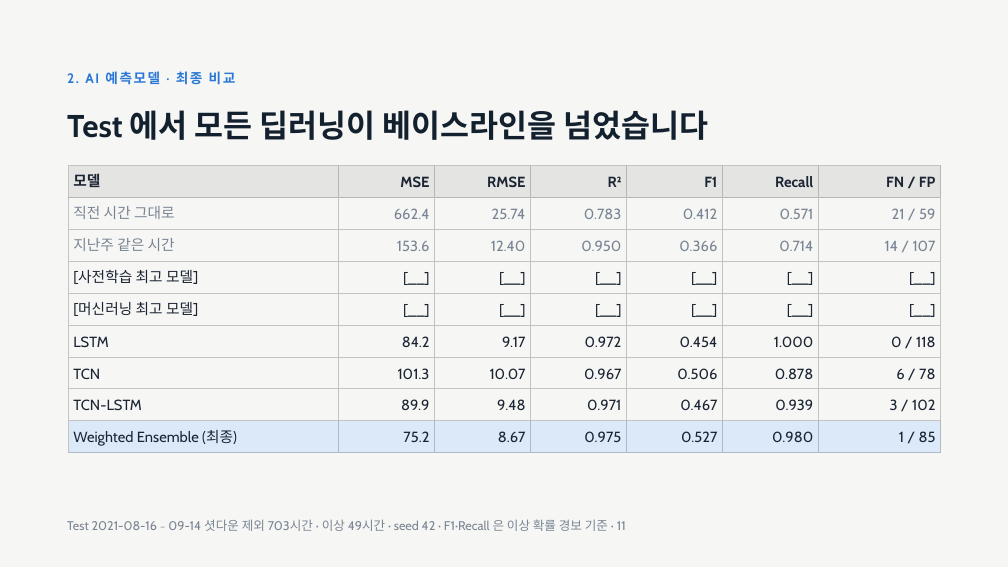
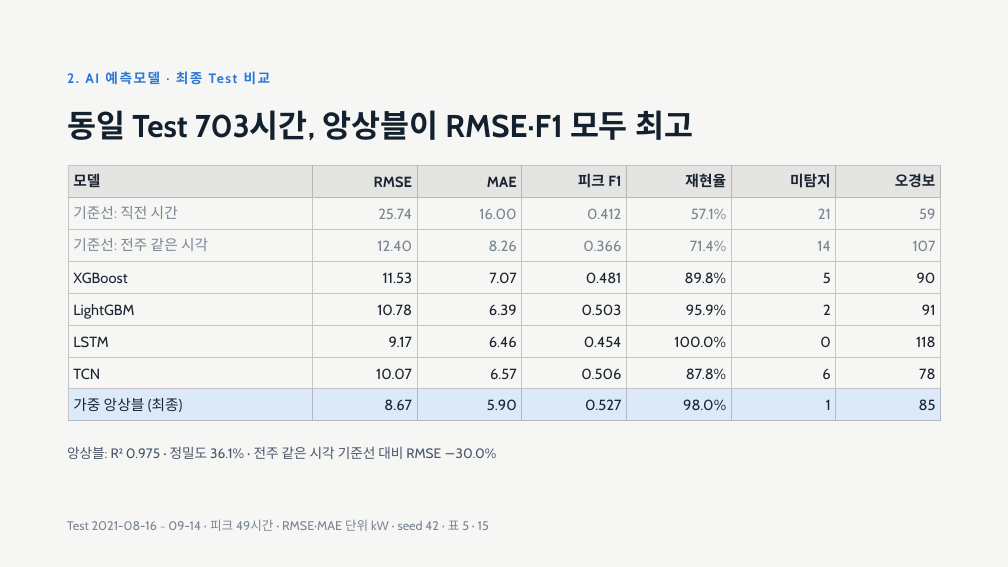
Before and after one commit to jgi0117/KAMP-Competition, a slide deck: slide 15 of docs/presentation/OKM 전력 피크 예측 발표.pptx (slide 11 before the commit). Drawn at 1008x567 pixels with LibreOffice and Linux fonts; fonts in the diff are those of the drawing. Boxes give left, top, right and bottom in pixels: in the first picture for what was removed or moved away, otherwise in the second. Text is boxed around its words. In the diff, an @@ line names an element or a change of style, - is before the commit and + after.

```diff
--- a/docs/presentation/OKM 전력 피크 예측 발표.pptx
+++ b/docs/presentation/OKM 전력 피크 예측 발표.pptx
@@ text at [67,70,271,88]: text changed @@
-2. AI 예측모델 · 최종 비교
+2. AI 예측모델 · 최종 Test 비교
@@ title at [67,110,693,141]: text changed @@
-Test 에서 모든 딥러닝이 베이스라인을 넘었습니다
+동일 Test 703시간, 앙상블이 RMSE·F1 모두 최고
@@ table at [68,166,943,421] @@
-row 1: 모델 | MSE | RMSE | R² | F1 | Recall | FN / FP
-row 2: 직전 시간 그대로 | 662.4 | 25.74 | 0.783 | 0.412 | 0.571 | 21 / 59
-row 3: 지난주 같은 시간 | 153.6 | 12.40 | 0.950 | 0.366 | 0.714 | 14 / 107
-row 4: [사전학습 최고 모델] | [__] | [__] | [__] | [__] | [__] | [__]
-row 5: [머신러닝 최고 모델] | [__] | [__] | [__] | [__] | [__] | [__]
-row 6: LSTM | 84.2 | 9.17 | 0.972 | 0.454 | 1.000 | 0 / 118
-row 7: TCN | 101.3 | 10.07 | 0.967 | 0.506 | 0.878 | 6 / 78
-row 8: TCN-LSTM | 89.9 | 9.48 | 0.971 | 0.467 | 0.939 | 3 / 102
-row 9: Weighted Ensemble (최종) | 75.2 | 8.67 | 0.975 | 0.527 | 0.980 | 1 / 85
+row 1: 모델 | RMSE | MAE | 피크 F1 | 재현율 | 미탐지 | 오경보
+row 2: 기준선: 직전 시간 | 25.74 | 16.00 | 0.412 | 57.1% | 21 | 59
+row 3: 기준선: 전주 같은 시각 | 12.40 | 8.26 | 0.366 | 71.4% | 14 | 107
+row 4: XGBoost | 11.53 | 7.07 | 0.481 | 89.8% | 5 | 90
+row 5: LightGBM | 10.78 | 6.39 | 0.503 | 95.9% | 2 | 91
+row 6: LSTM | 9.17 | 6.46 | 0.454 | 100.0% | 0 | 118
+row 7: TCN | 10.07 | 6.57 | 0.506 | 87.8% | 6 | 78
+row 8: 가중 앙상블 (최종) | 8.67 | 5.90 | 0.527 | 98.0% | 1 | 85
@@ text added at [67,446,497,459], 13 pt, text #4A5568 @@
+앙상블: R² 0.975 · 정밀도 36.1% · 전주 같은 시각 기준선 대비 RMSE −30.0%
@@ text at [67,519,489,531]: text changed @@
-Test 2021-08-16 ~ 09-14 셧다운 제외 703시간 · 이상 49시간 · seed 42 · F1·Recall 은 이상 확률 경보 기준 · 11
+Test 2021-08-16 ~ 09-14 · 피크 49시간 · RMSE·MAE 단위 kW · seed 42 · 표 5 · 15
```
Also in this commit, not shown: 3 other slides changed, 22 slides added, 16 slides removed.
